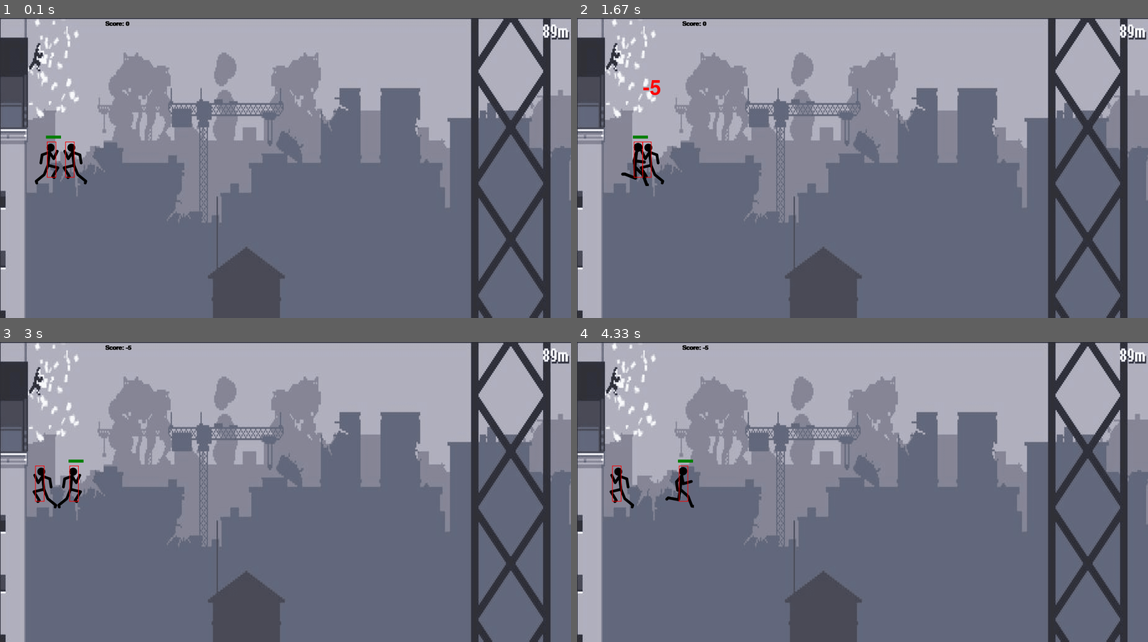
Above: before the commit, frames 1-4 (two rows, left to right).
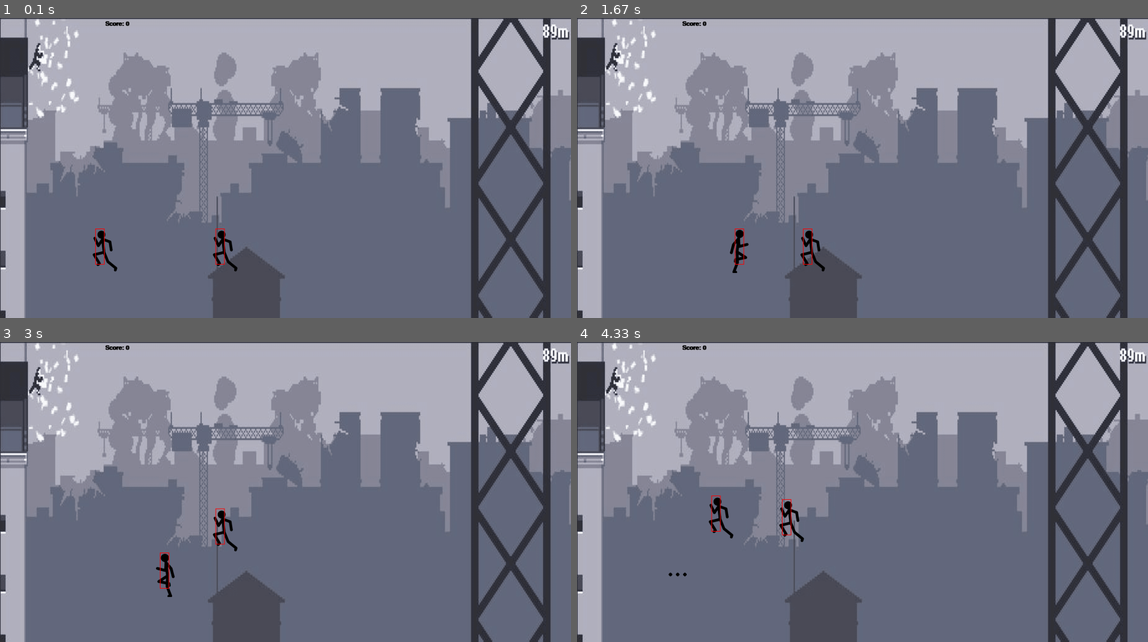
Above: after the commit, the same moments.

Repository: joanjuz/Proyecto2Datos1
Game: pygame game, started from Pygame/main.py
Two runs of this game, one before a commit and one after it. Both use one fixed random seed, a clock stepped at 60 frames per second and the inputs below.
Inputs:
- Up to frame 1 (0.1 s): no input
- Up to frame 2 (1.67 s): hold I 0.33-0.8 s; hold D 0.33-0.8 s; hold L 0.83-1.3 s; hold D 0.83-1.3 s; tap J at 0.9, 1.2, 1.4 s; tap I at 0.98 s; hold D from 1.33 s (still down)
- Up to frame 3 (3 s): tap J at 1.7, 1.9, 2.23, 2.53, 2.73 s; release D at 1.8 s; hold W 1.83-2.13 s; hold D 2.17-2.63 s; tap I at 2.32 s; hold A from 2.67 s (still down)
- Up to frame 4 (4.33 s): tap J at 3.03, 3.3, 3.63, 3.93, 4.07 s; release A at 3.2 s; hold S 3.23-3.53 s; hold A 3.57-3.97 s; tap I at 3.72 s; hold W from 4 s (still down)

The runs differ from the first frame. In frame 1, 0.9% of the frame differs, in the area x 6-42%, y 39-85%; in frame 2, 1.0%; in frame 3, 0.9%; in frame 4, 1.0%, in the area x 5-40%, y 1-79%.

Commit message:
Elimine al enemigo y añadì a un segundo jugador

Diff:
--- a/Pygame/main.py
+++ b/Pygame/main.py
@@ -70,7 +70,7 @@
         self.isJump = False
         self.jumpCount = 10
         self.x = 100
-        self.y = 410
+        self.y = 700
         self.walkCount = 0
         font1 = pygame.font.SysFont('comicsans', 100)
         text = font1.render('-5', 1, (255, 0, 0))
@@ -98,93 +98,12 @@
     def draw(self, win):
         pygame.draw.circle(win, self.color, (self.x, self.y), self.radius)
 
-
-class enemy(object):
-    walkRight = [pygame.image.load('Recursos/Sprittes correr/R1.png'),
-                 pygame.image.load('Recursos/Sprittes correr/R2.png'),
-                 pygame.image.load('Recursos/Sprittes correr/R3.png'),
-                 pygame.image.load('Recursos/Sprittes correr/R4.png'),
-                 pygame.image.load('Recursos/Sprittes correr/R5.png'),
-                 pygame.image.load('Recursos/Sprittes correr/R6.png'),
-                 pygame.image.load('Recursos/Sprittes correr/R7.png'),
-                 pygame.image.load('Recursos/Sprittes correr/R8.png'),
-                 pygame.image.load("Recursos/Sprittes correr/R9.png")]
-    walkLeft = [pygame.image.load('Recursos/Sprittes correr/L1.png'),
-                pygame.image.load('Recursos/Sprittes correr/L2.png'),
-                pygame.image.load('Recursos/Sprittes correr/L3.png'),
-                pygame.image.load('Recursos/Sprittes correr/L4.png'),
-                pygame.image.load('Recursos/Sprittes correr/L5.png'),
-                pygame.image.load('Recursos/Sprittes correr/L6.png'),
-                pygame.image.load('Recursos/Sprittes correr/L7.png'),
-                pygame.image.load('Recursos/Sprittes correr/L8.png'),
-                pygame.image.load("Recursos/Sprittes correr/L9.png")]
-
-    def __init__(self, x, y, width, height, end):
-        self.x = x
-        self.y = y
-        self.width = width
-        self.height = height
-        self.end = end
-        self.path = [self.x, self.end]
-        self.walkCount = 0
-        self.vel = 3
-        self.hitbox = (self.x + 17, self.y + 2, 31, 57)
-        self.health = 10
-        self.visible = True
-
-    def draw(self, win):
-        self.move()
-        if self.visible:
-            if self.walkCount + 1 >= 27:
-                self.walkCount = 0
-
-            if self.vel > 0:
-                win.blit(self.walkRight[self.walkCount // 3], (self.x, self.y))
-                self.walkCount += 1
-                pygame.draw.rect(win, (255, 0, 0), (self.hitbox[0], self.hitbox[1] - 20, 50, 10))
-                pygame.draw.rect(win, (0, 128, 0),
-                                 (self.hitbox[0], self.hitbox[1] - 20, 50 - (5 * (10 - self.health)), 10))
-                self.hitbox = (self.x + 50, self.y + 2, 31, 120)
-                pygame.draw.rect(win, (255, 0, 0), self.hitbox, 2)
-            else:
-                win.blit(self.walkLeft[self.walkCount // 3], (self.x, self.y))
-                self.walkCount += 1
-                pygame.draw.rect(win, (255, 0, 0), (self.hitbox[0], self.hitbox[1] - 20, 50, 10))
-                pygame.draw.rect(win, (0, 128, 0),
-                                 (self.hitbox[0], self.hitbox[1] - 20, 50 - (5 * (10 - self.health)), 10))
-                self.hitbox = (self.x + 17, self.y + 2, 31, 120)
-                pygame.draw.rect(win, (255, 0, 0), self.hitbox, 2)
-
-
-
-    def move(self):
-        if self.vel > 0:
-            if self.x + self.vel < self.path[1]:
-                self.x += self.vel
-            else:
-                self.vel = self.vel * -1
-                self.walkCount = 0
-        else:
-            if self.x - self.vel > self.path[0]:
-                self.x += self.vel
-            else:
-                self.vel = self.vel * -1
-                self.walkCount = 0
-
-    def hit(self):
-        if self.health > 0:
-            self.health -= 1
-        else:
-            self.visible = False
-        print('hit')
-
-
 def redrawGameWindow():
     win.blit(bg, (0, 0))
     text = font.render('Score: ' + str(score), 1, (0, 0, 0))
     win.blit(text, (350, 10))
-    man.draw(win)
-    goblin.draw(win)
+    player1.draw(win)
+    player2.draw(win)
     for bullet in bullets:
         bullet.draw(win)
 
@@ -193,19 +112,17 @@
 
 # mainloop
 font = pygame.font.SysFont('comicsans', 30, True)
-man = player(200, 410, 64, 64)
-goblin = enemy(100, 410, 64, 64, 450)
+player1 = player(300, 700, 100, 150)
+player2 = player(700, 700, 100, 150)
 shootLoop = 0
 bullets = []
 run = True
 while run:
     clock.tick(27)
-
-    if goblin.visible == True:
-        if man.hitbox[1] < goblin.hitbox[1] + goblin.hitbox[3] and man.hitbox[1] + man.hitbox[3] > goblin.hitbox[1]:
-            if man.hitbox[0] + man.hitbox[2] > goblin.hitbox[0] and man.hitbox[0] < goblin.hitbox[0] + goblin.hitbox[2]:
-                man.hit()
-                score -= 5
+    if player1.hitbox[1] < player2.hitbox[1] + player2.hitbox[3] and player1.hitbox[1] + player1.hitbox[3] > player2.hitbox[1]:
+        if player1.hitbox[0] + player1.hitbox[2] > player2.hitbox[0] and player1.hitbox[0] < player2.hitbox[0] + player2.hitbox[2]:
+            player1.hit()
+            score -= 5
 
     if shootLoop > 0:
         shootLoop += 1
@@ -217,66 +134,93 @@
             run = False
 
     for bullet in bullets:
-        if bullet.y - bullet.radius < goblin.hitbox[1] + goblin.hitbox[3] and bullet.y + bullet.radius > goblin.hitbox[
-            1]:
-            if bullet.x + bullet.radius > goblin.hitbox[0] and bullet.x - bullet.radius < goblin.hitbox[0] + \
-                    goblin.hitbox[2]:
+        if bullet.y - bullet.radius < player2.hitbox[1] + player2.hitbox[3] and bullet.y + bullet.radius > player2.hitbox[1]:
+            if bullet.x + bullet.radius > player2.hitbox[0] and bullet.x - bullet.radius < player2.hitbox[0] + \
+                    player2.hitbox[2]:
                 #hitSound.play()
-                goblin.hit()
+                player2.hit()
                 score += 1
                 bullets.pop(bullets.index(bullet))
 
-        if bullet.x < 500 and bullet.x > 0:
+        if bullet.x < 1550 and bullet.x > 0:
             bullet.x += bullet.vel
         else:
             bullets.pop(bullets.index(bullet))
 
     keys = pygame.key.get_pressed()
 
-    if keys[pygame.K_SPACE] and shootLoop == 0:
+    if keys[pygame.K_s] and shootLoop == 0:
         #bulletSound.play()
-        if man.left:
+        if player1.left:
             facing = -1
         else:
             facing = 1
 
         if len(bullets) < 5:
-            bullets.append(
-                projectile(round(man.x + man.width // 2), round(man.y + man.height // 2), 6, (0, 0, 0), facing))
+            bullets.append(projectile(round(player1.x + player1.width // 2), round(player1.y + player1.height // 2), 6, (0, 0, 0), facing))
 
         shootLoop = 1
 
-    if keys[pygame.K_LEFT] and man.x > man.vel:
-        man.x -= man.vel
-        man.left = True
-        man.right = False
-        man.standing = False
-    elif keys[pygame.K_RIGHT] and man.x < 1550 - man.width - man.vel:
-        man.x += man.vel
-        man.right = True
-        man.left = False
-        man.standing = False
-    else:
-        man.standing = True
-        man.walkCount = 0
-
-    if not (man.isJump):
-        if keys[pygame.K_UP]:
-            man.isJump = True
-            man.right = False
-            man.left = False
-            man.walkCount = 0
-    else:
-        if man.jumpCount >= -10:
+    if keys[pygame.K_a] and player1.x > player1.vel:
+        player1.x -= player1.vel
+        player1.left = True
+        player1.right = False
+        player1.standing = False
+    elif keys[pygame.K_d] and player1.x < 1550 - player1.width - player1.vel:
+        player1.x += player1.vel
+        player1.right = True
+        player1.left = False
+        player1.standing = False
+    else:
+        player1.standing = True
+        player1.walkCount = 0
+
+    if not (player1.isJump):
+        if keys[pygame.K_w]:
+            player1.isJump = True
+            player1.right = False
+            player1.left = False
+            player1.walkCount = 0
+    else:
+        if player1.jumpCount >= -10:
             neg = 1
-            if man.jumpCount < 0:
+            if player1.jumpCount < 0:
                 neg = -1
-            man.y -= (man.jumpCount ** 2) * 0.5 * neg
-            man.jumpCount -= 1
-        else:
-            man.isJump = False
-            man.jumpCount = 10
-
+            player1.y -= (player1.jumpCount ** 2) * 0.5 * neg
+            player1.jumpCount -= 1
+        else:
+            player1.isJump = False
+            player1.jumpCount = 10
+    if keys[pygame.K_j] and player2.x > player2.vel:
+        player2.x -= player2.vel
+        player2.left = True
+        player2.right = False
+        player2.standing = False
+    elif keys[pygame.K_l] and player2.x < 1550 - player2.width - player2.vel:
+        player2.x += player2.vel
+        player2.right = True
+        player2.left = False
+        player2.standing = False
+    else:
+        player2.standing = True
+        player2.walkCount = 0
+
+    if not (player2.isJump):
+        if keys[pygame.K_i]:
+            player2.isJump = True
+            player2.right = False
+            player2.left = False
+            player2.walkCount = 0
+    else:
+        if player2.jumpCount >= -10:
+            neg = 1
+            if player2.jumpCount < 0:
+                neg = -1
+            player2.y -= (player2.jumpCount ** 2) * 0.5 * neg
+            player2.jumpCount -= 1
+        else:
+            player2.isJump = False
+            player2.jumpCount = 10
     redrawGameWindow()
 
 pygame.quit()
